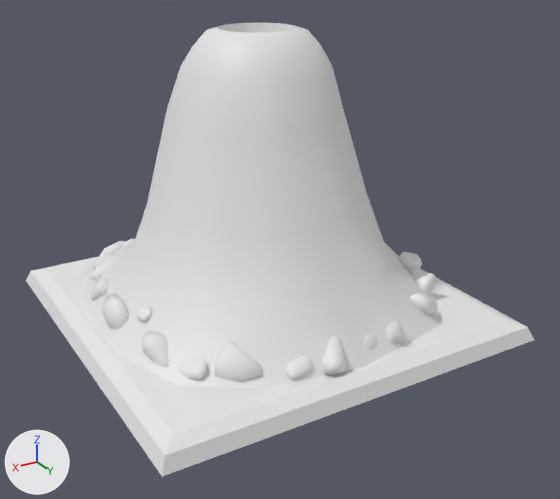
Renders of the FBX model Assets/Models/Tiles/tile_enemy_spawn_var_anthill.fbx from each side of a commit.
The view is the same before and after, from a 50 mm camera at (-2.084, 1.627, 1.925) aimed at (-3.007, 0.087, 1.155). The axes (+X, +Y, +Z) are drawn at lower left. The lights are the same throughout. Where no turn or scale is listed for an object, it has been applied to the vertices. Vertices at the same position are counted once.

The first picture shows 'enemy_spawn_var_anthill'.
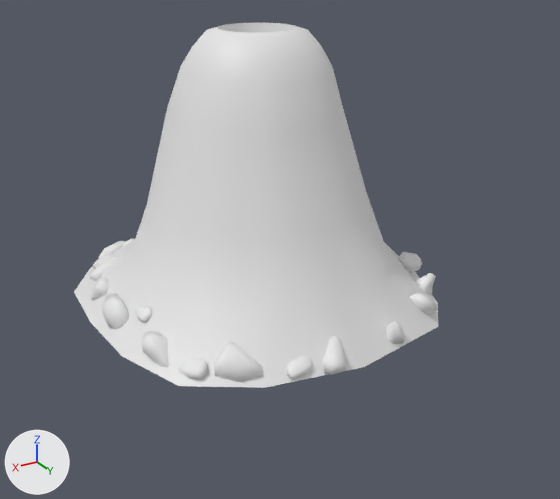
Pixel boxes [x1, y1, x2, y2] of what changed, in the pictures (560 x 499 px):
```json
{"object": "enemy_spawn_var_anthill", "change": "reshaped", "before": [26, 23, 534, 476], "after": [74, 23, 438, 388], "on screen": "28% narrower, 19% shorter"}
{"part": 1, "of": "me_vert_058", "change": "deleted", "before": [363, 334, 377, 349]}
{"part": 2, "of": "me_vert_058", "change": "deleted", "before": [26, 256, 534, 476]}
```

Scene script edits in JSON lines:
```json
{"block": "me_vert_058", "where": "me_vert_058.from_pydata(...)  # 845 vertices, 779 faces; spans x -0.5..0.5, y -0.5..0.5, z -0.048..0.687"}
{"block": "me_vert_058", "where": "# used by ob_enemy_spawn_var_anthill; location = (-3.0, 0.0, 1.0)"}
{"block": "me_vert_058", "change": "me_vert_058 part 1: the loose piece of 40 vertices spanning x -0.08..-0.03, y 0.386..0.419, z 0.02..0.049 is deleted"}
{"block": "me_vert_058", "change": "me_vert_058 part 2: the loose piece of 12 vertices spanning x -0.5..0.5, y -0.5..0.5, z -0.048..0.0 is deleted"}
```
